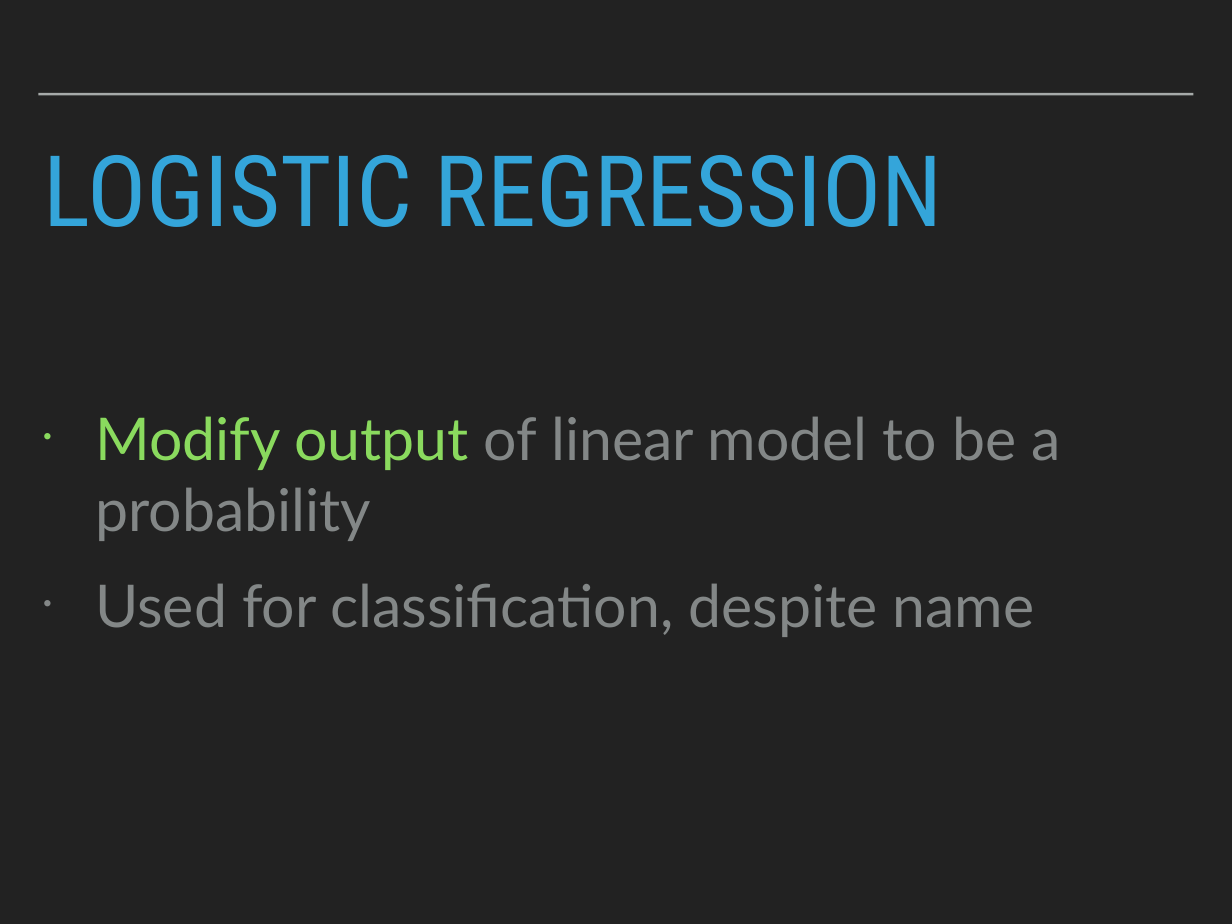
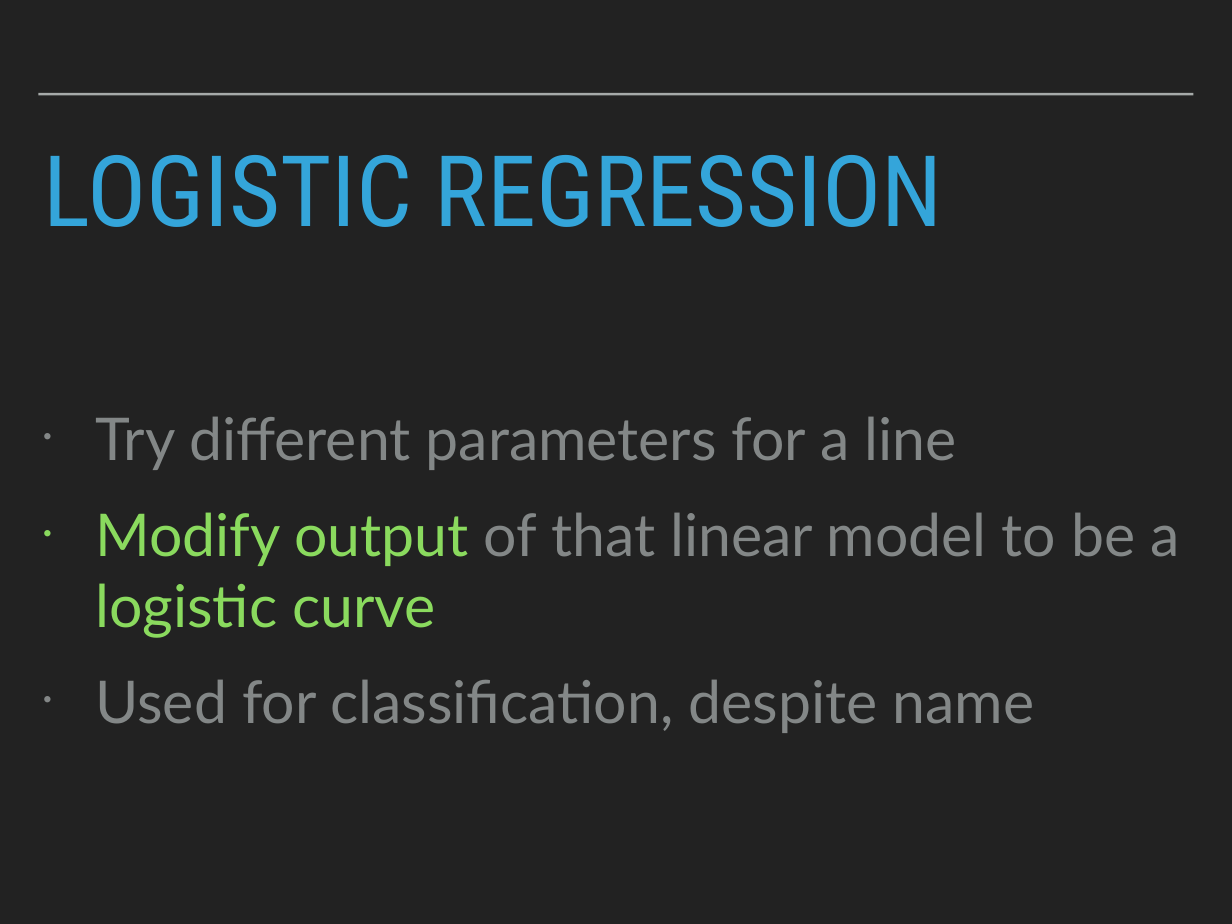
Before and after one commit to patricks1/noble-machine-learning, a slide deck: slide 4 of Session4/Session4_Slides.pptx (slide 3 before the commit). Drawn at 1232x924 pixels with LibreOffice and Linux fonts; fonts in the diff are those of the drawing. Boxes give left, top, right and bottom in pixels: in the first picture for what was removed or moved away, otherwise in the second. Text is boxed around its words. In the diff, an @@ line names an element or a change of style, - is before the commit and + after.

```diff
--- a/Session4/Session4_Slides.pptx
+++ b/Session4/Session4_Slides.pptx
@@ text at <box>95,416,1180,638</box>: text changed @@
-• Modify output of linear model to be a probability
+• Try different parameters for a line
+• Modify output of that linear model to be a logistic curve
```
Also in this commit, not shown: 1 other slide changed, 8 slides added, 12 slides removed, 2 other files.
